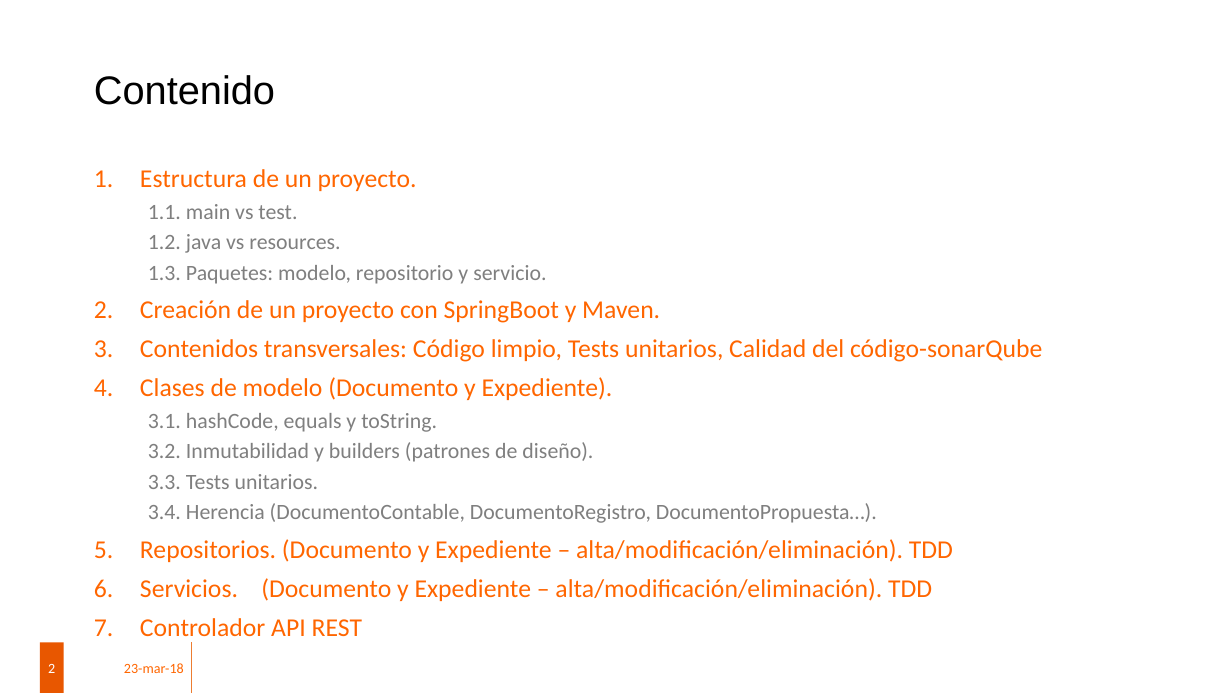
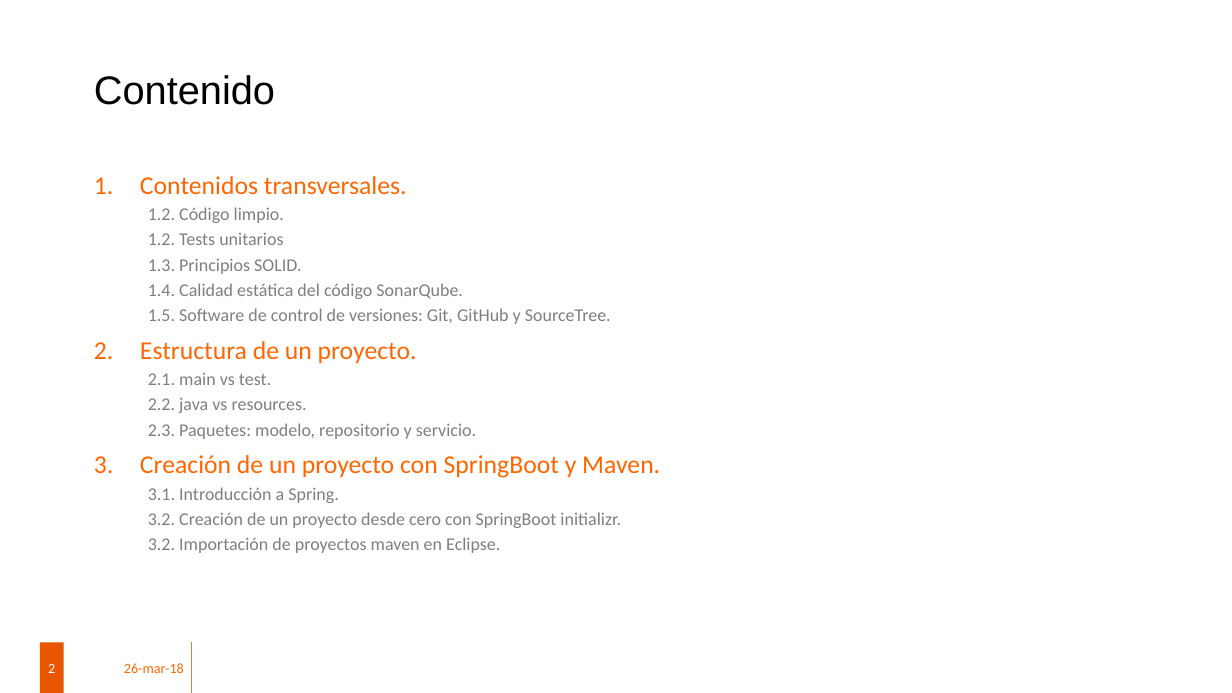
Before and after one commit to mjim79/eadmin, a slide deck: slide 2 of FP Dual - Desarrollar módulos o programas de ámbito general.pptx. Drawn at 1232x693 pixels with LibreOffice and Linux fonts; fonts in the diff are those of the drawing; background and template pictures are left out. Boxes give left, top, right and bottom in pixels: in the first picture for what was removed or moved away, otherwise in the second. Text is boxed around its words. In the diff, an @@ line names an element or a change of style, - is before the commit and + after.

Commit message:
Actualziada ppt y añadido POST al controller para eliminar documentos

```diff
--- a/FP Dual - Desarrollar módulos o programas de ámbito general.pptx
+++ b/FP Dual - Desarrollar módulos o programas de ámbito general.pptx
@@ text "Contenidos transversales.": place and size @@
-text "Contenidos transversales." at (140,169,1042,637)
+text "Contenidos transversales." at (140,176,660,553)
@@ text at (140,176,611,324): paragraphs added @@
+1. Contenidos transversales.
+  1.2. Código limpio.
+  1.2. Tests unitarios
+  1.3. Principios SOLID.
+  1.4. Calidad estática del código SonarQube.
+  1.5. Software de control de versiones: Git, GitHub y SourceTree.
@@ text at (148,373,476,439): text changed; size 17 to 14 pt @@
-  1.1. main vs test.
-  1.2. java vs resources.
-  1.3. Paquetes: modelo, repositorio y servicio.
+  2.1. main vs test.
+  2.2. java vs resources.
+  2.3. Paquetes: modelo, repositorio y servicio.
@@ text at (148,487,621,553): text changed; size 20 to 14 pt; text colour #FF6600 to #7F7F7F @@
-3. Contenidos transversales: Código limpio, Tests unitarios, Calidad del código-sonarQube
-4. Clases de modelo (Documento y Expediente).
-  3.1. hashCode, equals y toString.
-  3.2. Inmutabilidad y builders (patrones de diseño).
-  3.3. Tests unitarios.
-  3.4. Herencia (DocumentoContable, DocumentoRegistro, DocumentoPropuesta…).
-5. Repositorios. (Documento y Expediente – alta/modificación/eliminación). TDD
-6. Servicios. (Documento y Expediente – alta/modificación/eliminación). TDD
-7. Controlador API REST
+  3.1. Introducción a Spring.
+  3.2. Creación de un proyecto desde cero con SpringBoot initializr.
+  3.2. Importación de proyectos maven en Eclipse.
@@ text at (124,663,184,673): text changed @@
-23-mar-18
+26-mar-18
```
Also in this commit, not shown: 1 other slide changed, 2 slides added, 1 other file.
